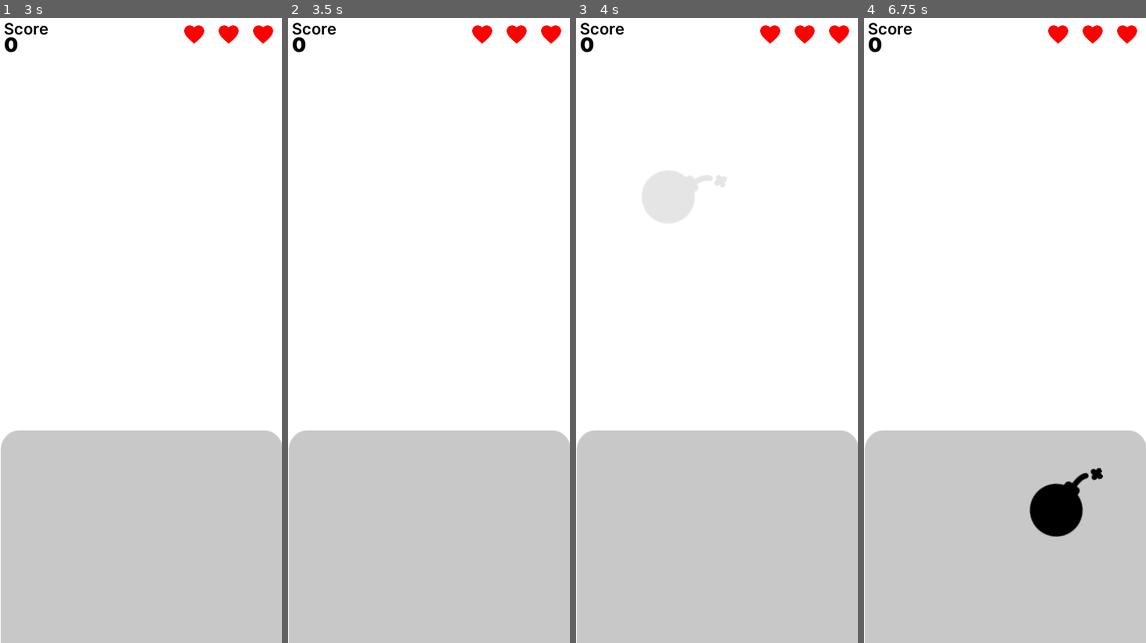
Above: before the commit, frames 1-4 (left to right).
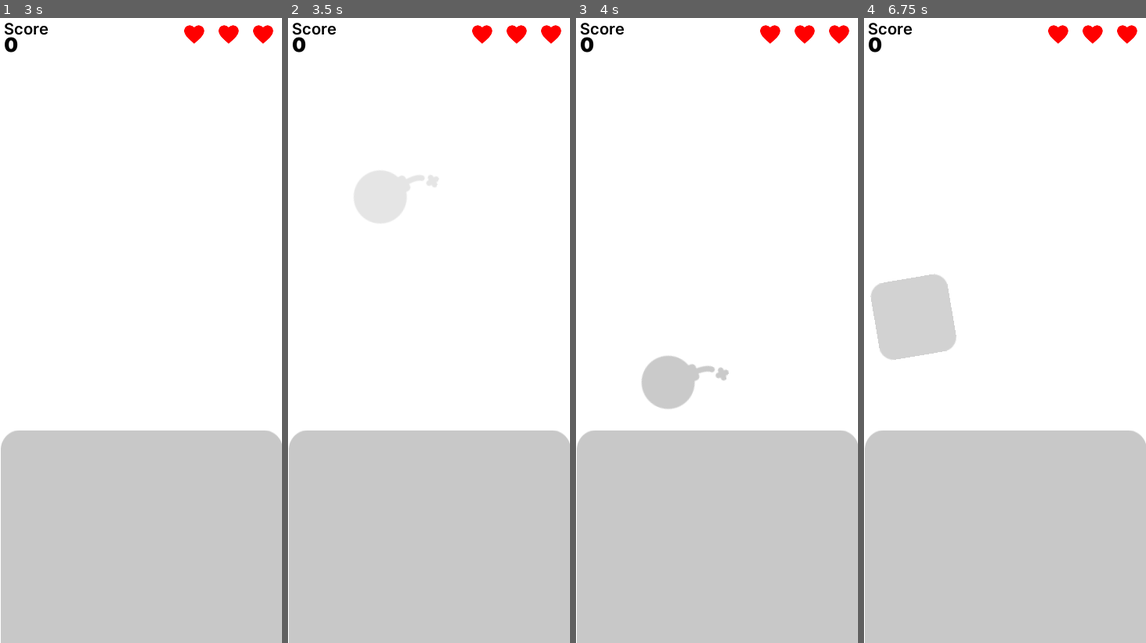
Above: after the commit, the same moments.

Repository: EmilienLeroy/FallingSquare
Game: Godot game, scene res://main.tscn
Two runs of this game, one before a commit and one after it. Both use one fixed random seed, a clock stepped at 60 frames per second and the inputs below.
Inputs (mouse positions are in pixels of both pictures, inside the frame that each line leads up to):
- Up to frame 1 (3 s): click (143, 324) at 0.5 s; move the mouse to (203, 299) at 1.27 s; click (203, 299) at 1.42 s; tap Enter at 2 s; move the mouse to (84, 361) at 2.02 s; click (84, 361) at 2.17 s; tap Space at 2.75 s; move the mouse to (169, 193) at 2.77 s; click (169, 193) at 2.92 s
- Up to frame 2 (3.5 s): no input
- Up to frame 3 (4 s): move the mouse to (677, 86) at 3.52 s; click (677, 86) at 3.67 s
- Up to frame 4 (6.75 s): move the mouse to (1089, 424) at 4.27 s; click (1089, 424) at 4.42 s; move the mouse to (920, 236) at 5.02 s; click (920, 236) at 5.17 s; move the mouse to (1064, 136) at 5.77 s; click (1064, 136) at 5.92 s; move the mouse to (962, 174) at 6.52 s; click (962, 174) at 6.67 s

Frame 1 is identical in both runs. In frame 2, 1.3% of the frame differs, in the area x 23-54%, y 24-33%; in frame 3, 2.7%; in frame 4, 4.8%, in the area x 2-85%, y 40-84%.

Commit message:
✨ Update spawn weight
Now square are 80% chance to spawn, bomb and restore are at 10%

Diff:
--- a/views/game.gd
+++ b/views/game.gd
@@ -1,10 +1,11 @@
 extends Node2D
 
 signal lose;
+
 var Square = preload("res://components/square.tscn");
 var Bomb = preload("res://components/bomb.tscn");
 var Restore = preload("res://components/restore.tscn");
-var items = [Square, Bomb, Restore];
+
 var timer = Timer.new();
 var lifes;
 var max_lifes;
@@ -12,7 +13,7 @@
 var shake_amount = 10;
 var shake = false;
 var size = 1.2;
-var interval = 2;
+var interval = 1.5;
 
 func _process(delta):
 	if (!shake):
@@ -37,9 +38,20 @@
 	max_lifes = life;
 	$Front/Life.update_hearts(life);
 
+func get_random_item():
+	var random_float = randf();
+
+	if random_float < 0.8:
+		return Square;
+
+	if random_float < 0.9:
+		return Bomb;
+
+	return Restore;
+
 func create_item():
 	var rotation = rand_range(-1, 1);
-	var item = items[randi() % items.size()].instance();
+	var item = get_random_item().instance();
 
 	if (size > 0.2):
 		size = size - 0.01;
